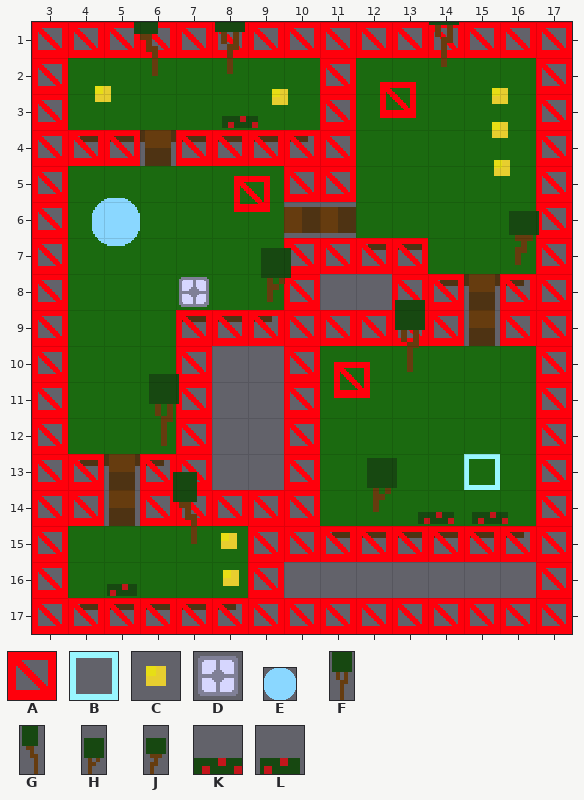
Tiled map (JSON) -- assets/levels/test.json. Above is the file before it was changed.
Cells are 24x24 px. Shown: x 3..17, y 1..17.
Key: from "collision": A 0; from "object_sheet": B 0, C 1, D 2; from "player": E 0; from "scenery": F 2 "tree1", G 3 "tree2", H 4 "tree3", J 5 "tree4", K 6 "bush1", L 8 "bush3".
_ is an empty cell.
Objects are placed by their top-left corner, in cells (3,4 is the top-left corner of cell 3,4); size is 1x1 cell unless given.
Layers that did not change in this view are not listed.
Layer "collision" before, first column x 3:
 1 AAAAAAAAAAAAAAA
 2 A_______A_____A
 3 A_______A_____A
 4 AAA_AAAAA_____A
 5 A______AA_____A
 6 A_____________A
 7 A______AAAA___A
 8 A______A__AA_AA
 9 A___AAAAAAAA_AA
10 A___A__A______A
11 A___A__A______A
12 A___A__A______A
13 AA_AA__A______A
14 AA_AAAAA______A
15 A_____AAAAAAAAA
16 A_____A_______A
17 AAAAAAAAAAAAAAA
Objects on layer "objects" before:
F "tree" at 14,0.2 size 1x2
F "tree" at 8,0.5 size 1x2
G "tree" at 5.8,0.5 size 1x2
C "coin" at 4.5,2.5
C "coin" at 15.5,2.5
C "coin" at 9.4,2.6
A "bouncer" at 12.7,2.7
K "bush" at 8.3,3
C "coin" at 15.5,3.5
C "coin" at 15.5,4.5
A "bouncer" at 8.6,5.3
E "player" at 4.7,5.9 size 1.3x1.3
J "tree" at 16.2,5.8 size 1x2
H "tree" at 9.3,6.8 size 1x2
D "crate" at 7,8
F "tree" at 13,8.7 size 1x2
A "bouncer" at 11.4,10.5
F "tree" at 6.2,10.8 size 1x2
B "goal" at 15,13
H "tree" at 12.2,12.6 size 1x2
K "bush" at 15.2,14
K "bush" at 13.7,14
G "tree" at 6.8,13.5 size 1x2
C "coin" at 8,14.9
C "coin" at 8,16
L "bush" at 5,16
Now the later version:
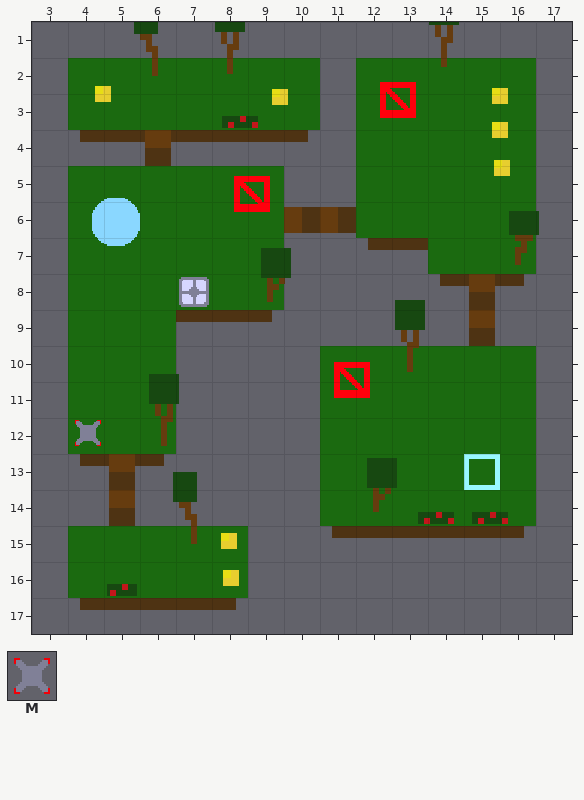
Further tiles: from "enemy_turret": M 0.
Message: added turret object and sprites into game
Edits made:
Changed rows in their new state; . is an unchanged cell.
Layer "collision" (now hidden):
first column x 3:
 1 _______________
 2 _......._....._
 3 _......._....._
 4 ___._____....._
 5 _......__....._
 6 _............._
 7 _......____..._
 8 _......_..__.__
 9 _...________.__
10 _..._.._......_
11 _..._.._......_
12 _..._.._......_
13 __.__.._......_
14 __._____......_
15 _....._________
16 _....._......._
17 _______________
Layer "objects":
added: M "turret" at 4,11.9
Boxes around the changes in both pictures, in picture pixels (x1, y1, x2, y2):
changed: (32, 22, 572, 634)
